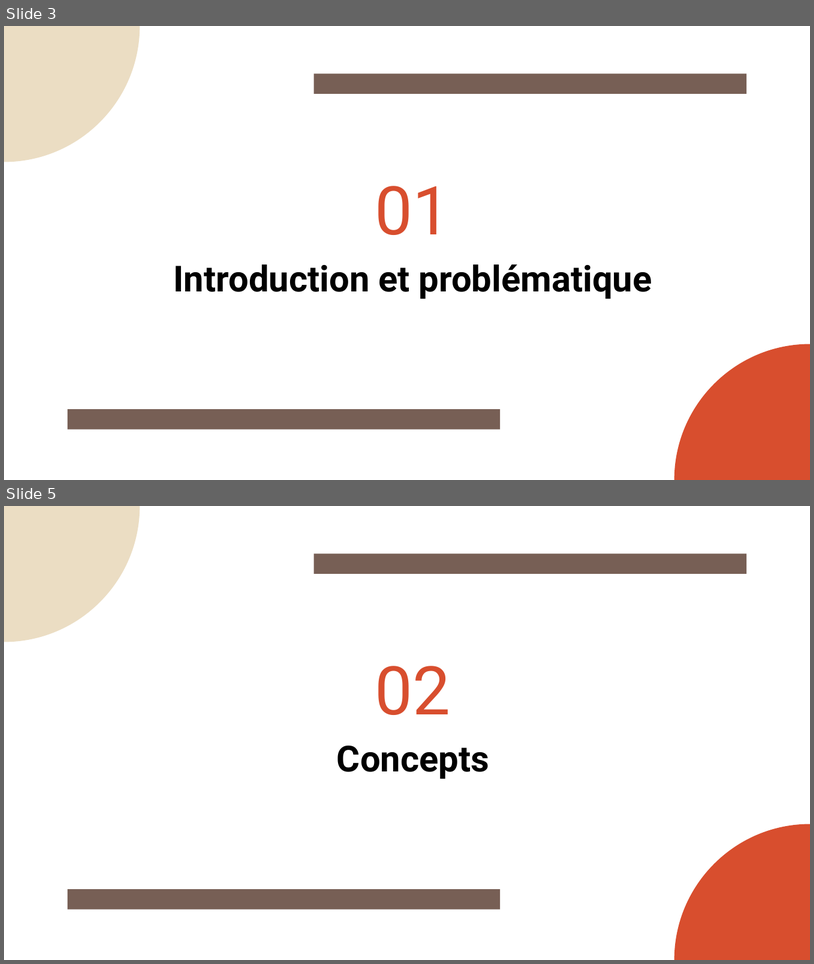
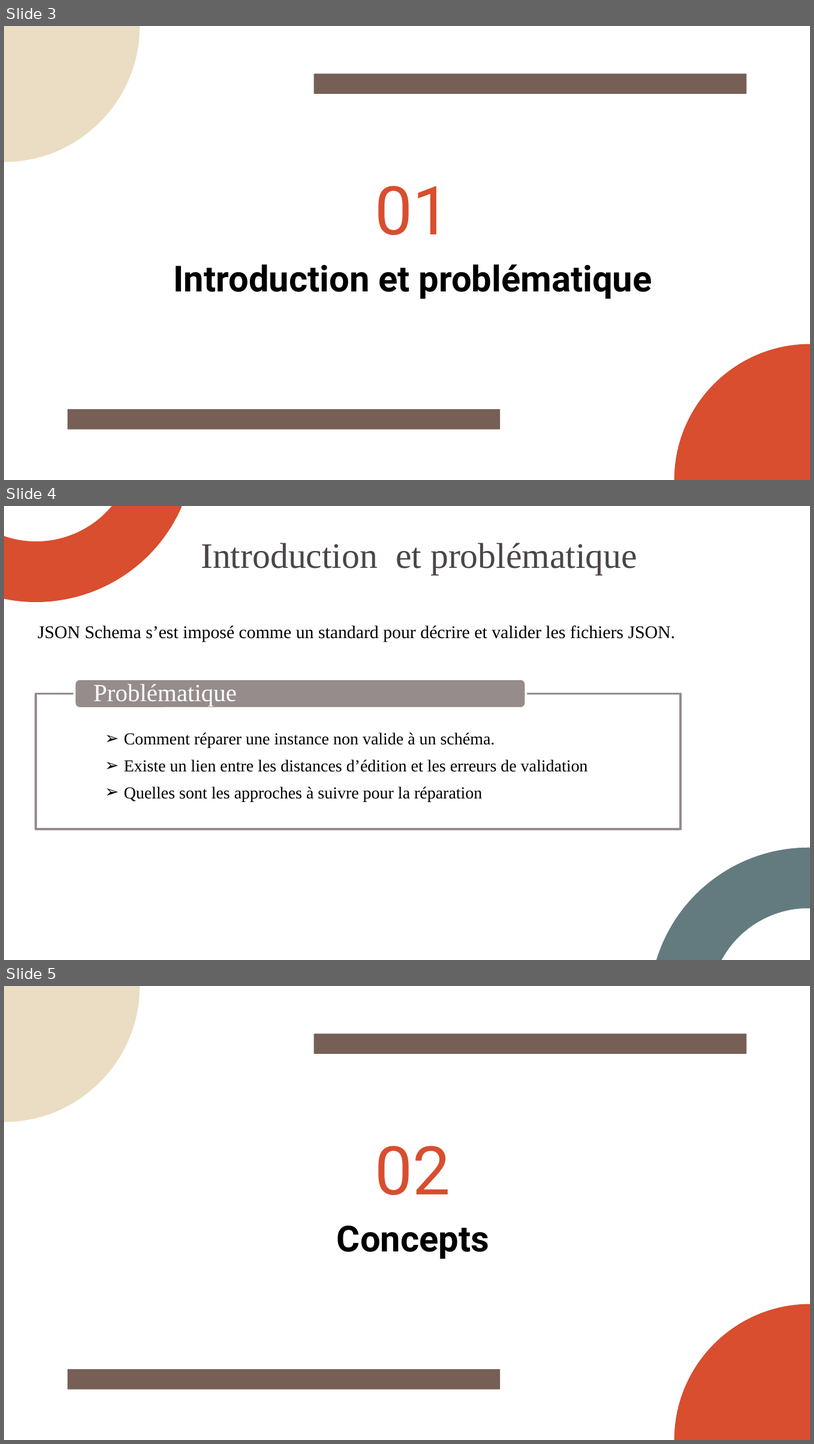
Before and after one commit to Yanis540/PSTL-M1, a slide deck: énoncé/Présentation_Finale.pptx. Shown one above the other, each under a label of ours: slides 3 and 5 before the commit, slides 3, 4 and 5 after it; the slides between them are not shown. The pictures are 814x964 and 814x1444 pixels, drawn with LibreOffice and Linux fonts; fonts in the diff are those of the drawing. Boxes give left, top, right and bottom in pixels: in the first picture for what was removed or moved away, otherwise in the second. Text is boxed around its words. In the diff, an @@ line names an element or a change of style, - is before the commit and + after.

```diff
--- a/énoncé/Présentation_Finale.pptx
+++ b/énoncé/Présentation_Finale.pptx
@@ slide 4 added at <box>4,506,810,960</box>, background #FFFFFF @@
@@ freeform shape added at <box>4,506,182,652</box>, fill #D84E2E @@
@@ text added at <box>201,543,638,574</box>, 32 pt, text #4C4545 @@
+Introduction et problématique
@@ text added at <box>38,625,676,642</box>, 16 pt, text #000000 @@
+JSON Schema s’est imposé comme un standard pour décrire et valider les fichiers JSON.
@@ group added at <box>35,679,681,829</box>: 2 texts, 1 rectangle, 1 rounded rectangle @@
+  ➢ Comment réparer une instance non valide à un schéma.
+  ➢ Existe un lien entre les distances d’édition et les erreurs de validation
+  ➢ Quelles sont les approches à suivre pour la réparation
+Problématique
@@ freeform shape added at <box>656,811,810,960</box>, fill #637B7F @@
```
Also in this commit, not shown: 8 slides changed, 17 other slides added, 7 slides removed.
